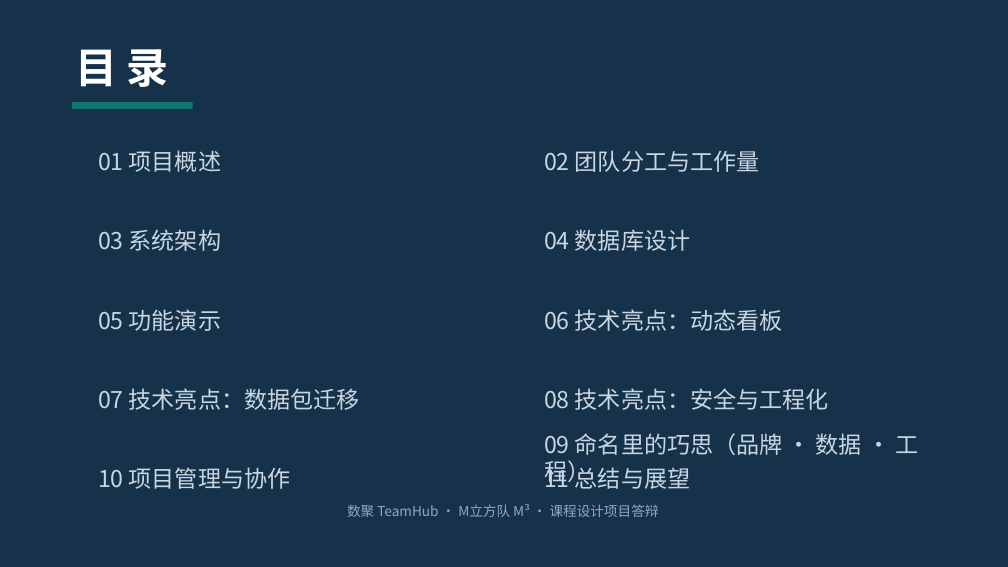
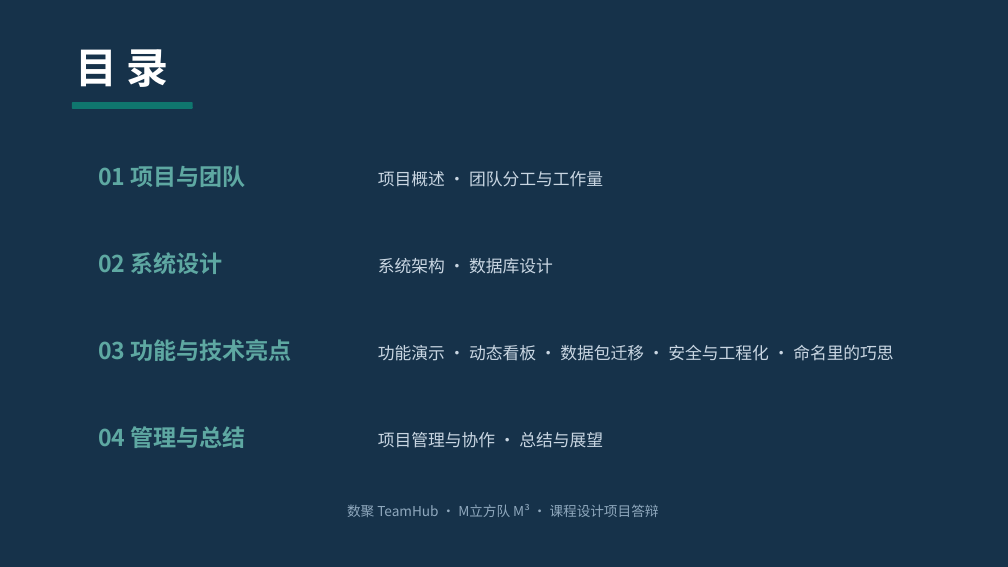
Before and after one commit to mon3trteam/nku2026DBdev, a slide deck: slide 2 of code/data/team/06-项目展示PPT/M立方队_项目展示PPT(2413421_2411672_2412796_2411282).pptx. Drawn at 1008x567 pixels with LibreOffice and Linux fonts; fonts in the diff are those of the drawing. Boxes give left, top, right and bottom in pixels: in the first picture for what was removed or moved away, otherwise in the second. Text is boxed around its words. In the diff, an @@ line names an element or a change of style, - is before the commit and + after.

Commit message:
feat(PPT): 目录页简化为四大块分组（11条并列→4行块名+包含项）；讲稿目录段同步、P5段补13/15清单旁注

```diff
--- a/code/data/team/06-项目展示PPT/M立方队_项目展示PPT(2413421_2411672_2412796_2411282).pptx
+++ b/code/data/team/06-项目展示PPT/M立方队_项目展示PPT(2413421_2411672_2412796_2411282).pptx
@@ text at (x1=98, y1=165, x2=246, y2=187): text changed; text colour #C9D6E2 to #5EA8A2; bold on @@
-01 项目概述
+01 项目与团队
@@ text at (x1=378, y1=171, x2=603, y2=187): text changed; size 22 to 16 pt @@
-02 团队分工与工作量
+项目概述 · 团队分工与工作量
@@ text removed at (x1=98, y1=229, x2=221, y2=251) @@
-03 系统架构
@@ text added at (x1=98, y1=252, x2=223, y2=274), 22 pt, text #5EA8A2, bold @@
+02 系统设计
@@ text at (x1=378, y1=258, x2=553, y2=274): text changed; size 22 to 16 pt @@
-04 数据库设计
+系统架构 · 数据库设计
@@ text removed at (x1=98, y1=309, x2=221, y2=331) @@
-05 功能演示
@@ text removed at (x1=544, y1=309, x2=783, y2=331) @@
-06 技术亮点：动态看板
@@ text added at (x1=98, y1=339, x2=292, y2=361), 22 pt, text #5EA8A2, bold @@
+03 功能与技术亮点
@@ text added at (x1=378, y1=345, x2=893, y2=361), 16 pt, text #C9D6E2 @@
+功能演示 · 动态看板 · 数据包迁移 · 安全与工程化 · 命名里的巧思
@@ text removed at (x1=98, y1=388, x2=360, y2=410) @@
-07 技术亮点：数据包迁移
@@ text removed at (x1=544, y1=388, x2=918, y2=455) @@
-08 技术亮点：安全与工程化
-09 命名里的巧思（品牌 · 数据 · 工程）
@@ text added at (x1=98, y1=426, x2=246, y2=448), 22 pt, text #5EA8A2, bold @@
+04 管理与总结
@@ text at (x1=378, y1=432, x2=603, y2=448): text changed; size 22 to 16 pt @@
-10 项目管理与协作
+项目管理与协作 · 总结与展望
@@ text removed at (x1=544, y1=464, x2=690, y2=489) @@
-11 总结与展望
```
Also in this commit, not shown: 4 other files.
